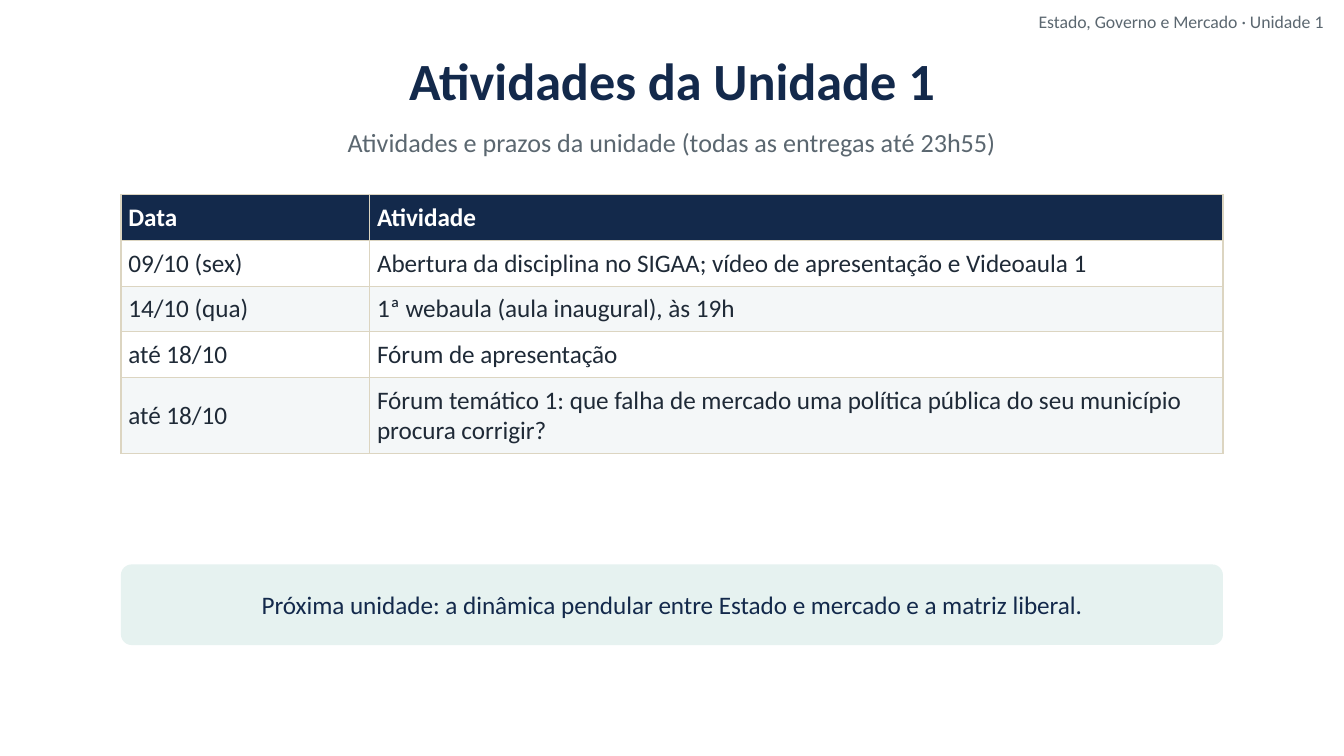
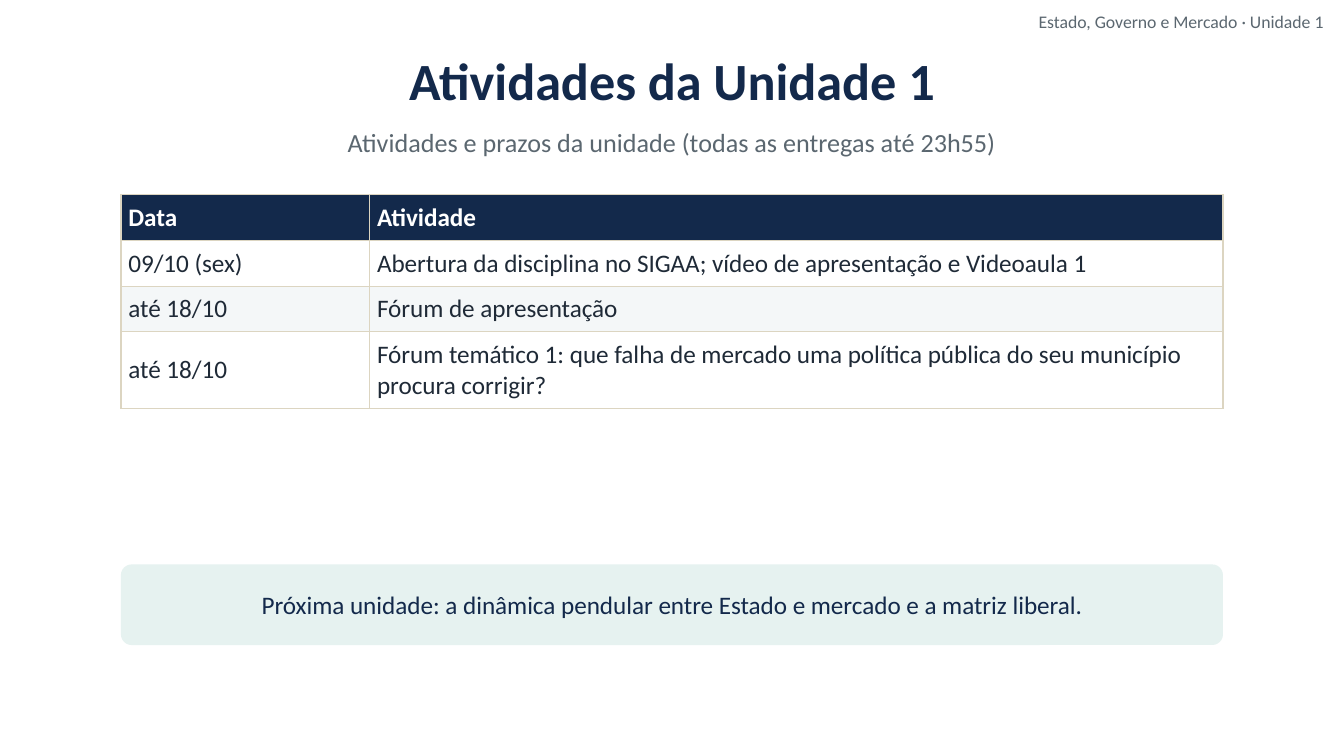
Before and after one commit to cleitonfranco74/gestao_publica, a slide deck: slide 22 of disciplina-01-estado-governo-mercado/materiais/01_Unidade_1_Introducao_a_Economia_Estado_Governo_Mercado.pptx. Drawn at 1344x756 pixels with LibreOffice and Linux fonts; fonts in the diff are those of the drawing; background and template pictures are left out. Boxes give left, top, right and bottom in pixels: in the first picture for what was removed or moved away, otherwise in the second. Text is boxed around its words. In the diff, an @@ line names an element or a change of style, - is before the commit and + after.

```diff
--- a/disciplina-01-estado-governo-mercado/materiais/01_Unidade_1_Introducao_a_Economia_Estado_Governo_Mercado.pptx
+++ b/disciplina-01-estado-governo-mercado/materiais/01_Unidade_1_Introducao_a_Economia_Estado_Governo_Mercado.pptx
@@ table at bbox=[121, 195, 1223, 403] @@
-row 3: 14/10 (qua) | 1ª webaula (aula inaugural), às 19h
```
Also in this commit, not shown: 1 other slide changed, 17 other files.
